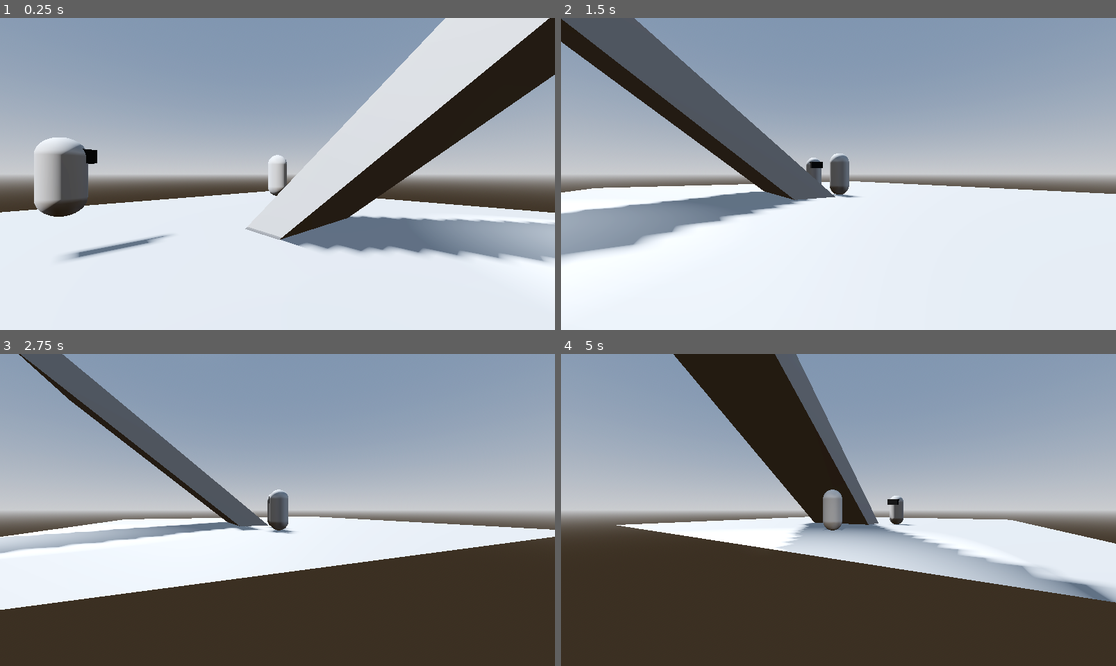
Above: before the commit, frames 1-4 (two rows, left to right).
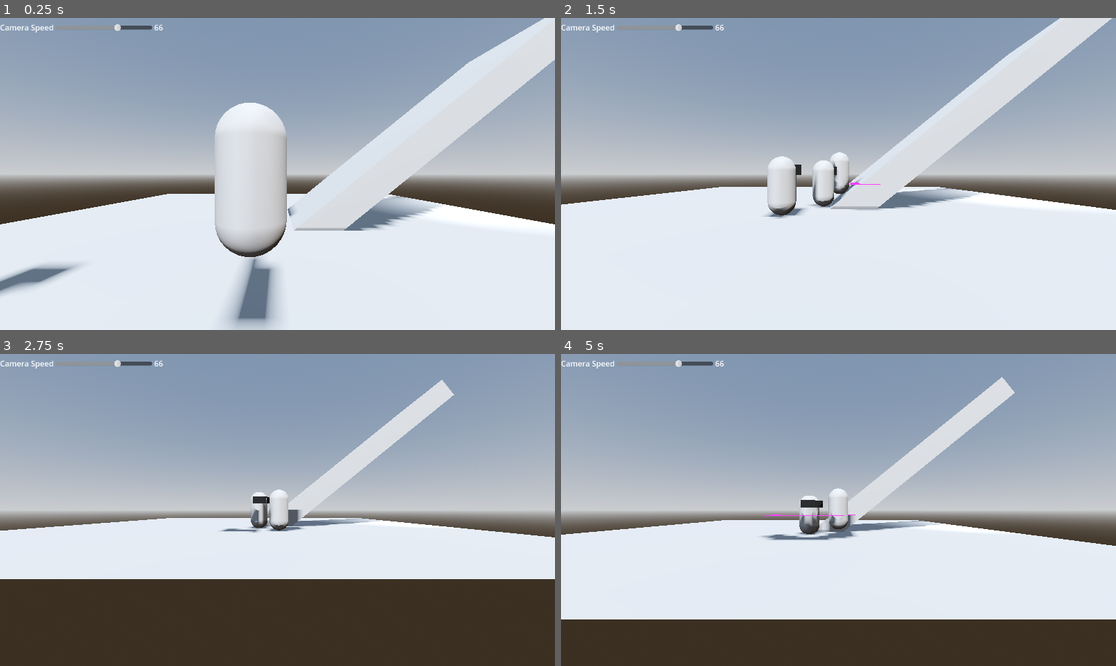
Above: after the commit, the same moments.

Repository: geekazodium/test-3d-project
Game: Godot game, scene res://world/test_scene.tscn
Same seed, same stepped clock (60 frames per second), same inputs: the game is played once before the commit and once after it.
Inputs:
- Up to frame 1 (0.25 s): no input
- Up to frame 2 (1.5 s): hold D (move_right) 0.53-1.28 s; tap Space (block) at 0.6 s; hold S (move_backward) from 1.28 s (still down); tap Ctrl (sprint) at 1.35 s
- Up to frame 3 (2.75 s): release S (move_backward) at 2.03 s; hold D (move_right) from 2.03 s (still down); tap Space (block) at 2.1 s
- Up to frame 4 (5 s): release D (move_right) at 2.78 s; hold W (move_forward) 2.78-3.53 s; tap Ctrl (sprint) at 2.85, 4.35 s; hold A (move_left) from 3.53 s (still down); tap Space (block) at 3.6 s

The runs differ from the first frame. In frame 1, 27% of the frame differs, in the area x 0-100%, y 0-100%; in frame 2, 22%; in frame 3, 16%; in frame 4, 36%, in the area x 0-100%, y 0-86%.

Commit message:
testing: 2 enemies, does this explode?

Diff:
--- a/player/camera/camera_orbiter.gd
+++ b/player/camera/camera_orbiter.gd
@@ -1,7 +1,11 @@
 extends Node3D
 class_name CameraOrbiter
 
-@export var rotate_speed: float = .01;
+@export var rotate_speed: float:
+	get:
+		return rotate_speed_src.value * .0002;
+
+@export var rotate_speed_src: Range
 
 @export_range(-180, 180, 0.001, "radians_as_degrees") var min_pitch: float = -PI/2;
 @export_range(-180, 180, 0.001, "radians_as_degrees") var max_pitch: float = PI/2;
--- a/player/player_character_body.gd
+++ b/player/player_character_body.gd
@@ -50,7 +50,7 @@
 	var pos_diff = (attack.global_position - self.global_position) * Vector3(1,0,1);
 	pos_diff = pos_diff.normalized();
 
-	var max_angle: float = PI/3;
+	var max_angle: float = PI * 2/5;
 
 	var l_block_dir = pos_diff.rotated(Vector3.UP,PI/2);
 	var r_block_dir = pos_diff.rotated(Vector3.UP,-PI/2);
--- a/player/player_character_body.tscn
+++ b/player/player_character_body.tscn
@@ -82,5 +82,5 @@
 
 [node name="BlockActiveTimer" type="Timer" parent="."]
 process_callback = 0
-wait_time = 0.15
+wait_time = 0.2
 one_shot = true
--- /dev/null
+++ b/world/number.gd
@@ -0,0 +1,4 @@
+extends Label
+
+func _process(delta: float) -> void:
+	self.text = String.num_int64($"../CameraSpeed".value);
--- a/world/test_scene.tscn
+++ b/world/test_scene.tscn
@@ -1,6 +1,7 @@
-[gd_scene load_steps=13 format=3 uid="uid://ctxcehauq87a6"]
+[gd_scene load_steps=14 format=3 uid="uid://ctxcehauq87a6"]
 
 [ext_resource type="PackedScene" uid="uid://dkbyhrm8sdsgm" path="res://player/player_character_body.tscn" id="1_0tkqh"]
+[ext_resource type="Script" uid="uid://crhxx7novpkd" path="res://world/number.gd" id="2_bwqr6"]
 [ext_resource type="PackedScene" uid="uid://cda150cebbpye" path="res://enemy/test_enemy.tscn" id="2_ycvsm"]
 [ext_resource type="Script" uid="uid://idauc8ru35lv" path="res://world/world_boundary.gd" id="3_yl3ou"]
 
@@ -44,14 +45,43 @@
 
 [node name="Player" parent="." instance=ExtResource("1_0tkqh")]
 
-[node name="CameraOrbiter" parent="Player/MovementDirection" index="0" node_paths=PackedStringArray("target")]
-target = NodePath("../../../Enemy")
+[node name="CameraOrbiter" parent="Player/MovementDirection" index="0" node_paths=PackedStringArray("rotate_speed_src")]
+rotate_speed_src = NodePath("CanvasLayer/HBoxContainer/CameraSpeed")
+
+[node name="CanvasLayer" type="CanvasLayer" parent="Player/MovementDirection/CameraOrbiter" index="2"]
+
+[node name="HBoxContainer" type="HBoxContainer" parent="Player/MovementDirection/CameraOrbiter/CanvasLayer"]
+offset_right = 485.0
+offset_bottom = 40.0
+
+[node name="CameraSpeedLabel" type="Label" parent="Player/MovementDirection/CameraOrbiter/CanvasLayer/HBoxContainer"]
+layout_mode = 2
+text = "Camera Speed"
+
+[node name="CameraSpeed" type="HSlider" parent="Player/MovementDirection/CameraOrbiter/CanvasLayer/HBoxContainer"]
+custom_minimum_size = Vector2(200, 0)
+layout_mode = 2
+size_flags_vertical = 4
+min_value = 1.0
+step = 5.0
+value = 65.0
+
+[node name="Number" type="Label" parent="Player/MovementDirection/CameraOrbiter/CanvasLayer/HBoxContainer"]
+layout_mode = 2
+script = ExtResource("2_bwqr6")
 
 [node name="Enemy" parent="." instance=ExtResource("2_ycvsm")]
 transform = Transform3D(1, 0, 0, 0, 1, 0, 0, 0, 1, 0, 0, 6.301239)
 collision_mask = 2
 
 [node name="MovementDirection" parent="Enemy" index="4" node_paths=PackedStringArray("target")]
+target = NodePath("../../Player")
+
+[node name="Enemy2" parent="." instance=ExtResource("2_ycvsm")]
+transform = Transform3D(1, 0, 0, 0, 1, 0, 0, 0, 1, -4.7916746, 0, 6.301239)
+collision_mask = 2
+
+[node name="MovementDirection" parent="Enemy2" index="4" node_paths=PackedStringArray("target")]
 target = NodePath("../../Player")
 
 [node name="World" type="Node3D" parent="." groups=["world_nav_mesh"]]
@@ -110,3 +140,4 @@
 
 [editable path="Player"]
 [editable path="Enemy"]
+[editable path="Enemy2"]
Not shown, added: world/number.gd.uid
